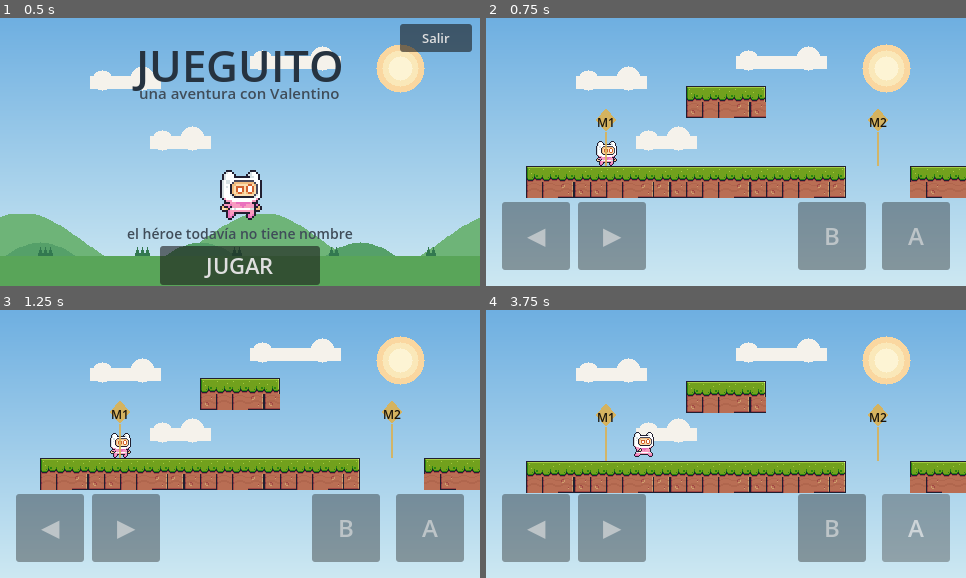
Above: before the commit, frames 1-4 (two rows, left to right).
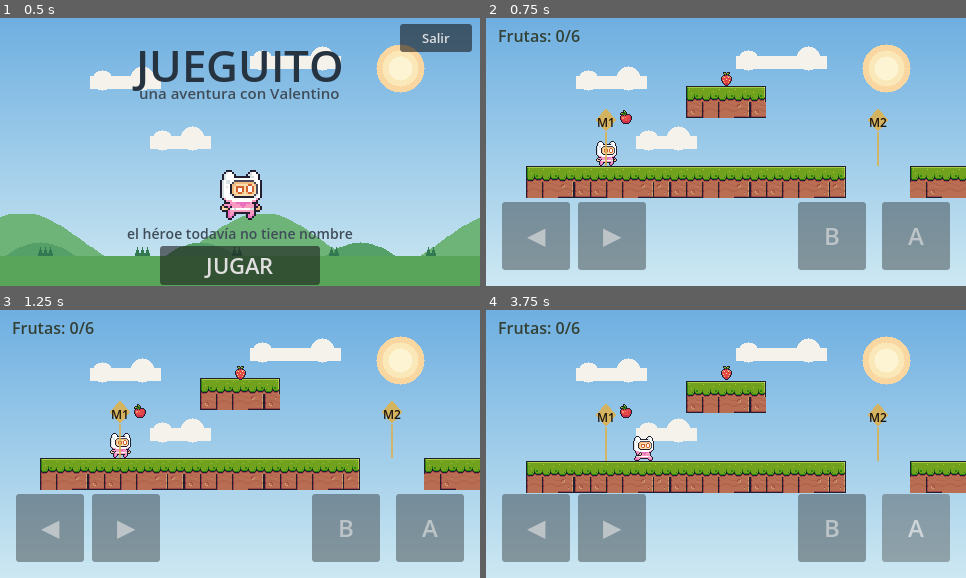
Above: after the commit, the same moments.

Repository: hectororviz/TinoGames
Game: Godot game, scene res://scenes/menu.tscn
The game is run twice, just before and just after one commit, with the same random seed, the same clock (stepped at 60 frames per second) and the same inputs.
Inputs:
- Up to frame 1 (0.5 s): no input
- Up to frame 2 (0.75 s): click "JUGAR" at 0.5 s
- Up to frame 3 (1.25 s): no input
- Up to frame 4 (3.75 s): click "◀" at 1.25 s; click "▶" at 2 s; click "A" at 2.75 s; tap Enter (ui_accept) at 3.5 s; hold Right (move_right) from 3.53 s (still down); tap J (dash) at 3.6 s

Frame 1 is identical in both runs. In frame 2, 0.5% of the frame differs, in the area x 2-52%, y 4-40%; in frame 3, 0.5%; in frame 4, 0.8%, in the area x 2-52%, y 4-57%.

Commit message:
Pies al piso + nivel v2: ruta alta, 6 frutas, meta, M4-M5

Diff:
--- /dev/null
+++ b/scenes/collectible.tscn
@@ -0,0 +1,14 @@
+[gd_scene load_steps=3 format=3]
+
+[ext_resource type="Script" path="res://scripts/collectible.gd" id="1_gem"]
+
+[sub_resource type="CircleShape2D" id="Circle_gem"]
+radius = 7.0
+
+[node name="Gem" type="Area2D"]
+script = ExtResource("1_gem")
+
+[node name="Shape" type="CollisionShape2D" parent="."]
+shape = SubResource("Circle_gem")
+
+[node name="Sprite" type="Sprite2D" parent="."]
--- a/scenes/main.tscn
+++ b/scenes/main.tscn
@@ -6,6 +6,10 @@
 [ext_resource type="PackedScene" path="res://scenes/milestone.tscn" id="4_mile"]
 [ext_resource type="Texture2D" path="res://art/bg_sky.png" id="5_sky"]
 [ext_resource type="Texture2D" path="res://art/bg_hills.png" id="6_hills"]
+[ext_resource type="Script" path="res://scripts/hud.gd" id="7_hud"]
+[ext_resource type="PackedScene" path="res://scenes/collectible.tscn" id="8_gem"]
+[ext_resource type="Texture2D" path="res://art/Apple.png" id="9_apple"]
+[ext_resource type="Texture2D" path="res://art/Strawberry.png" id="10_straw"]
 
 [sub_resource type="RectangleShape2D" id="Rect_F1"]
 size = Vector2(320, 32)
@@ -16,8 +20,17 @@
 [sub_resource type="RectangleShape2D" id="Rect_P"]
 size = Vector2(64, 12)
 
+[sub_resource type="RectangleShape2D" id="Rect_HF"]
+size = Vector2(128, 32)
+
+[sub_resource type="RectangleShape2D" id="Rect_F4"]
+size = Vector2(160, 32)
+
+[sub_resource type="RectangleShape2D" id="Rect_Exit"]
+size = Vector2(32, 48)
+
 [sub_resource type="RectangleShape2D" id="Rect_Kill"]
-size = Vector2(900, 120)
+size = Vector2(1300, 120)
 
 [node name="Main" type="Node2D"]
 script = ExtResource("1_main")
@@ -62,6 +75,22 @@
 position = Vector2(100, -90)
 shape = SubResource("Rect_P")
 
+[node name="P3" type="CollisionShape2D" parent="Geometry"]
+position = Vector2(190, -130)
+shape = SubResource("Rect_P")
+
+[node name="P4" type="CollisionShape2D" parent="Geometry"]
+position = Vector2(290, -160)
+shape = SubResource("Rect_P")
+
+[node name="HF" type="CollisionShape2D" parent="Geometry"]
+position = Vector2(364, -144)
+shape = SubResource("Rect_HF")
+
+[node name="F4" type="CollisionShape2D" parent="Geometry"]
+position = Vector2(540, 16)
+shape = SubResource("Rect_F4")
+
 [node name="Visuals" type="Node2D" parent="."]
 
 [node name="Killzone" type="Area2D" parent="."]
@@ -70,6 +99,44 @@
 [node name="Shape" type="CollisionShape2D" parent="Killzone"]
 shape = SubResource("Rect_Kill")
 
+[node name="Exit" type="Area2D" parent="."]
+position = Vector2(605, -24)
+
+[node name="Shape" type="CollisionShape2D" parent="Exit"]
+shape = SubResource("Rect_Exit")
+
+[node name="HUD" type="CanvasLayer" parent="."]
+layer = 5
+script = ExtResource("7_hud")
+
+[node name="FruitLabel" type="Label" parent="HUD"]
+unique_name_in_owner = true
+offset_left = 12.0
+offset_top = 8.0
+offset_right = 200.0
+offset_bottom = 30.0
+theme_override_colors/font_color = Color(0.2, 0.25, 0.2, 1)
+theme_override_font_sizes/font_size = 16
+text = "Frutas: 0/6"
+
+[node name="MsgLabel" type="Label" parent="HUD"]
+unique_name_in_owner = true
+visible = false
+anchor_left = 0.5
+anchor_right = 0.5
+offset_left = -200.0
+offset_top = 34.0
+offset_right = 200.0
+offset_bottom = 56.0
+theme_override_colors/font_color = Color(0.2, 0.25, 0.2, 1)
+theme_override_font_sizes/font_size = 16
+horizontal_alignment = 1
+
+[node name="MsgTimer" type="Timer" parent="HUD"]
+unique_name_in_owner = true
+wait_time = 2.5
+one_shot = true
+
 [node name="Player" parent="." instance=ExtResource("3_player")]
 position = Vector2(-320, -10)
 
@@ -90,6 +157,42 @@
 
 [node name="Tag" parent="M3"]
 text = "M3"
+
+[node name="M4" parent="." instance=ExtResource("4_mile")]
+position = Vector2(310, -160)
+
+[node name="Tag" parent="M4"]
+text = "M4"
+
+[node name="M5" parent="." instance=ExtResource("4_mile")]
+position = Vector2(560, 0)
+
+[node name="Tag" parent="M5"]
+text = "M5"
+
+[node name="F1" parent="." instance=ExtResource("8_gem")]
+position = Vector2(-300, -48)
+sprite = ExtResource("9_apple")
+
+[node name="F2" parent="." instance=ExtResource("8_gem")]
+position = Vector2(-200, -88)
+sprite = ExtResource("10_straw")
+
+[node name="F3" parent="." instance=ExtResource("8_gem")]
+position = Vector2(100, -118)
+sprite = ExtResource("9_apple")
+
+[node name="F4" parent="." instance=ExtResource("8_gem")]
+position = Vector2(290, -188)
+sprite = ExtResource("10_straw")
+
+[node name="F5" parent="." instance=ExtResource("8_gem")]
+position = Vector2(364, -188)
+sprite = ExtResource("9_apple")
+
+[node name="F6" parent="." instance=ExtResource("8_gem")]
+position = Vector2(540, -28)
+sprite = ExtResource("10_straw")
 
 [node name="TouchControls" type="CanvasLayer" parent="."]
 layer = 10
--- /dev/null
+++ b/scripts/collectible.gd
@@ -0,0 +1,34 @@
+extends Area2D
+## Fruta coleccionable: flota, se recoge al tocarla y avisa al HUD.
+
+
+@export var sprite: Texture2D
+
+var _t: float = 0.0
+var _base_y: float = 0.0
+
+
+func _ready() -> void:
+	_base_y = position.y
+	_t = float(abs(int(position.x)) % 10) * 0.35
+	if sprite != null:
+		# Las hojas del pack son tiras animadas: se usa el primer frame.
+		var at := AtlasTexture.new()
+		at.atlas = sprite
+		at.region = Rect2(0, 0, 32, 32)
+		($Sprite as Sprite2D).texture = at
+	body_entered.connect(_on_body_entered)
+
+
+func _process(delta: float) -> void:
+	_t += delta
+	position.y = _base_y + sin(_t * 3.0) * 3.0
+
+
+func _on_body_entered(body: Node2D) -> void:
+	if not body.has_method("respawn"):
+		return
+	var hud := get_tree().get_first_node_in_group("hud")
+	if hud != null and hud.has_method("add_fruit"):
+		hud.add_fruit()
+	queue_free()
--- /dev/null
+++ b/scripts/hud.gd
@@ -0,0 +1,34 @@
+extends CanvasLayer
+## HUD mínimo: contador de frutas + mensajes.
+
+
+var fruits: int = 0
+var total: int = 6
+
+
+func _ready() -> void:
+	add_to_group("hud")
+	(%FruitLabel as Label).text = _counter()
+	(%MsgLabel as Label).hide()
+	(%MsgTimer as Timer).timeout.connect((_msg() as Label).hide)
+
+
+func _msg() -> Label:
+	return %MsgLabel as Label
+
+
+func _counter() -> String:
+	return "Frutas: %d/%d" % [fruits, total]
+
+
+func add_fruit() -> void:
+	fruits += 1
+	(%FruitLabel as Label).text = _counter()
+	if fruits >= total:
+		show_msg("¡Todas las frutas!")
+
+
+func show_msg(text: String) -> void:
+	_msg().text = text
+	_msg().show()
+	(%MsgTimer as Timer).start()
--- a/scripts/main.gd
+++ b/scripts/main.gd
@@ -1,5 +1,5 @@
 extends Node2D
-## Pantalla de juego: pinta tiles PA sobre la colisión, cámara, foso y R.
+## Pantalla de juego: pinta tiles PA sobre la colisión, cámara, foso, meta y R.
 
 
 const TILESET_TEX: Texture2D = preload("res://art/tiles_pa.png")
@@ -57,10 +57,19 @@
 	var cam := get_tree().get_first_node_in_group("player_camera") as Camera2D
 	if cam != null:
 		cam.limit_left = -440
-		cam.limit_top = -200
-		cam.limit_right = 440
+		cam.limit_top = -220
+		cam.limit_right = 660
 		cam.limit_bottom = 120
 	($Killzone as Area2D).body_entered.connect(_on_killzone_body)
+	($Exit as Area2D).body_entered.connect(_on_exit_body)
+
+
+func _on_exit_body(body: Node2D) -> void:
+	if not body.has_method("respawn"):
+		return
+	var hud := get_tree().get_first_node_in_group("hud")
+	if hud != null and hud.has_method("show_msg"):
+		hud.show_msg("¡META! ¿Otra vuelta? Pulsa R")
 
 
 func _on_killzone_body(body: Node2D) -> void:
--- a/scripts/player.gd
+++ b/scripts/player.gd
@@ -95,10 +95,14 @@
 func _update_anim() -> void:
 	_spr.flip_h = facing < 0
 	if not is_on_floor():
+		_spr.position.y = -16.0
 		_spr.play("jump" if velocity.y < 0.0 else "fall")
 	elif absf(velocity.x) > 10.0:
+		# Los frames de correr vienen 4px más altos: se compensa acá.
+		_spr.position.y = -12.0
 		_spr.play("run")
 	else:
+		_spr.position.y = -16.0
 		_spr.play("idle")
 
 
Binary file added: art/Apple.png
Not shown, added: art/Apple.png.import
Binary file added: art/Strawberry.png
Not shown, added: art/Strawberry.png.import
Not shown, changed: docs/MAPA.txt
Not shown: 1 places in scenes/main.tscn that only renumber resources
Not shown, added: scripts/collectible.gd.uid
Not shown, added: scripts/hud.gd.uid
Not shown, changed: README.md
